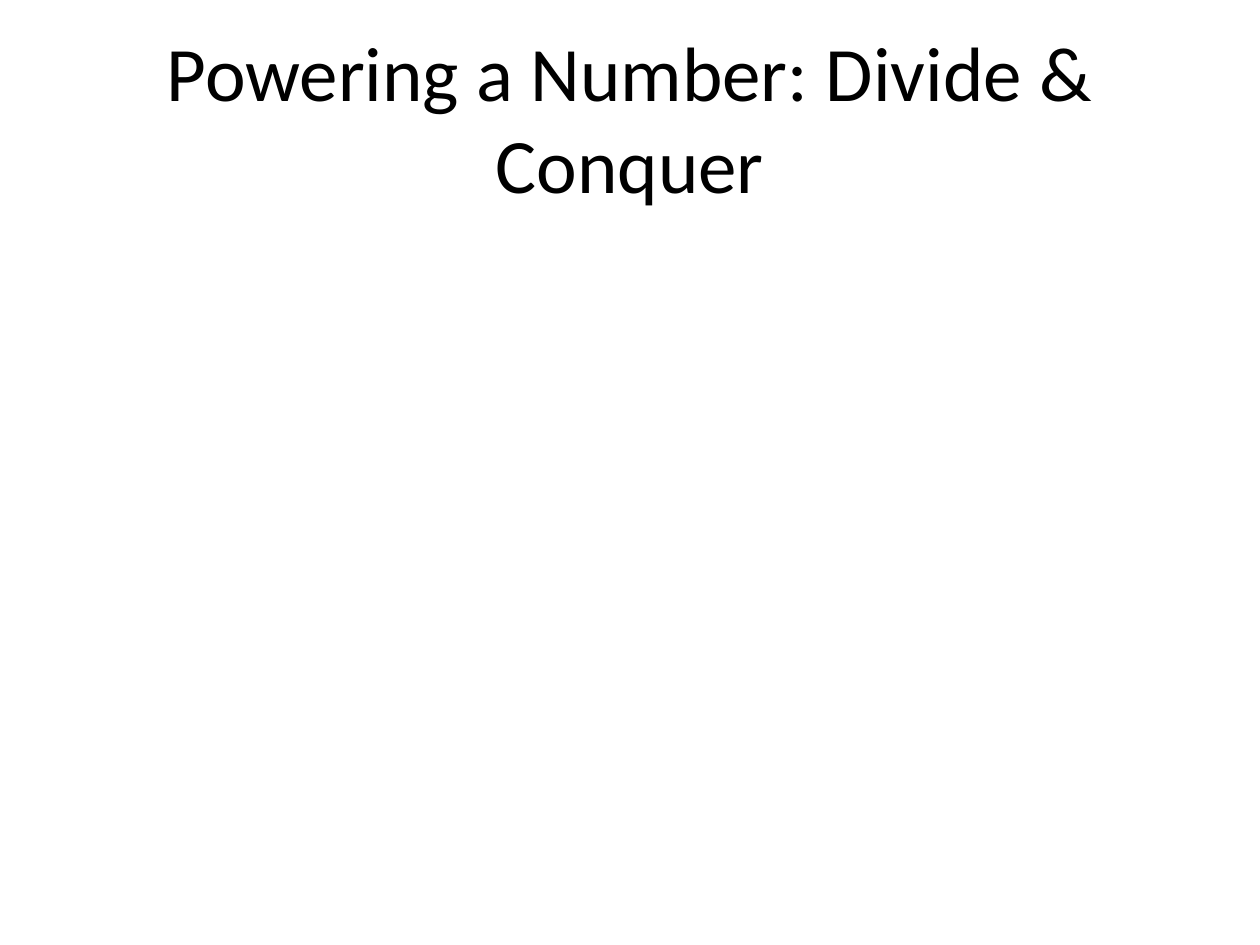
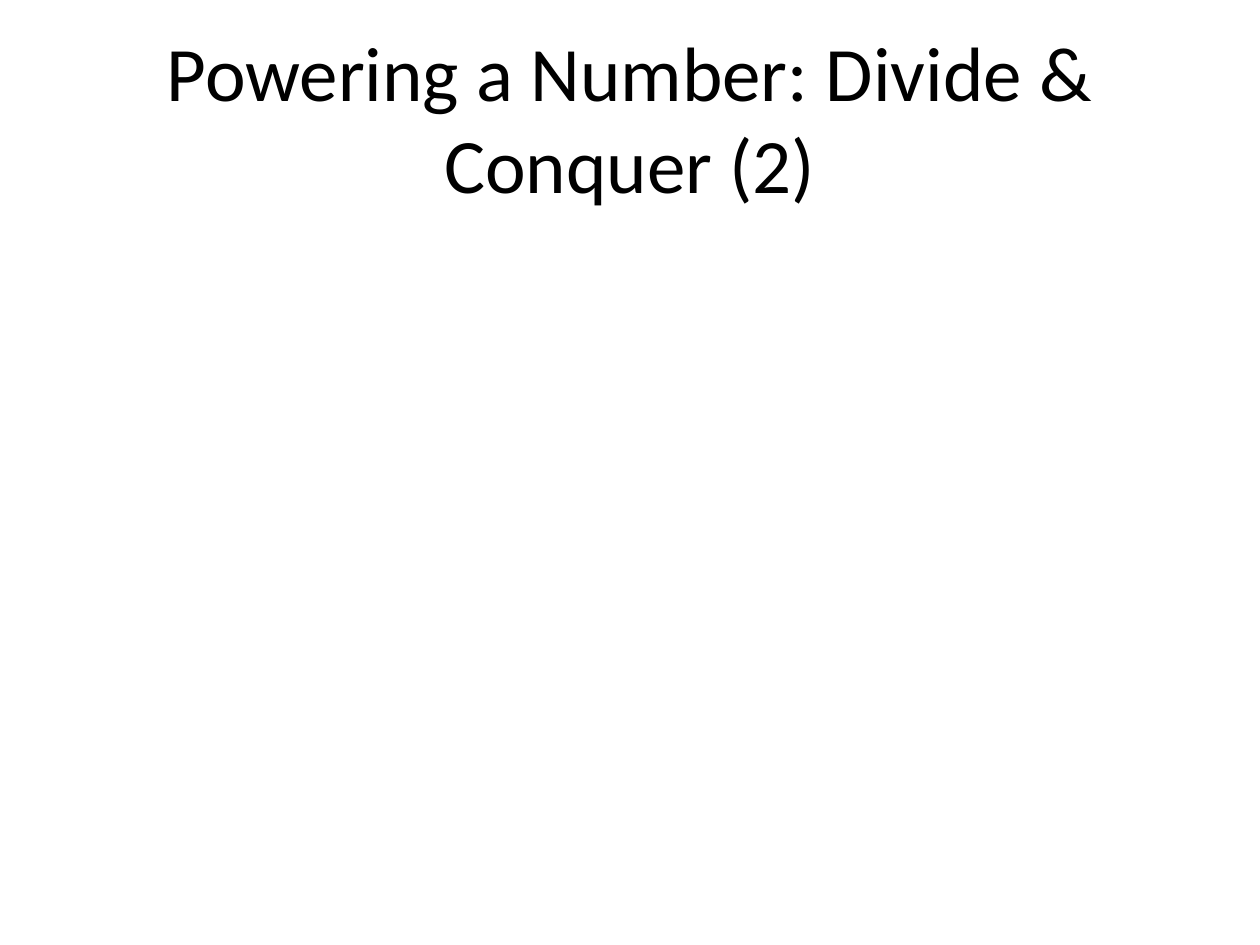
Before and after one commit to ucoruh/ce100-algorithms-and-programming-II, a slide deck: slide 77 of docs/week-2/ce100-week-2-recurrence.md_word.pptx. Drawn at 1260x945 pixels with LibreOffice and Linux fonts; fonts in the diff are those of the drawing. Boxes give left, top, right and bottom in pixels: in the first picture for what was removed or moved away, otherwise in the second. Text is boxed around its words. In the diff, an @@ line names an element or a change of style, - is before the commit and + after.

Commit message:
week-1,2,3 documentation fixed and numbered

```diff
--- a/docs/week-2/ce100-week-2-recurrence.md_word.pptx
+++ b/docs/week-2/ce100-week-2-recurrence.md_word.pptx
@@ title at (167, 47, 1022, 206): text changed @@
-Powering a Number: Divide & Conquer
+Powering a Number: Divide & Conquer (2)
```
Also in this commit, not shown: 53 other slides changed, 13 other files.
